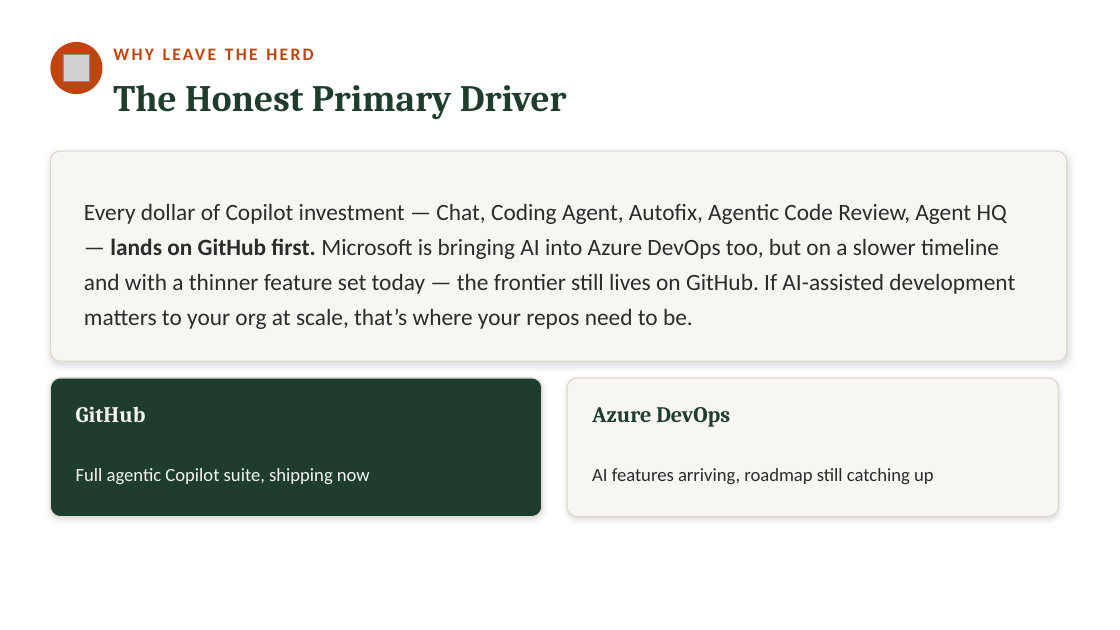
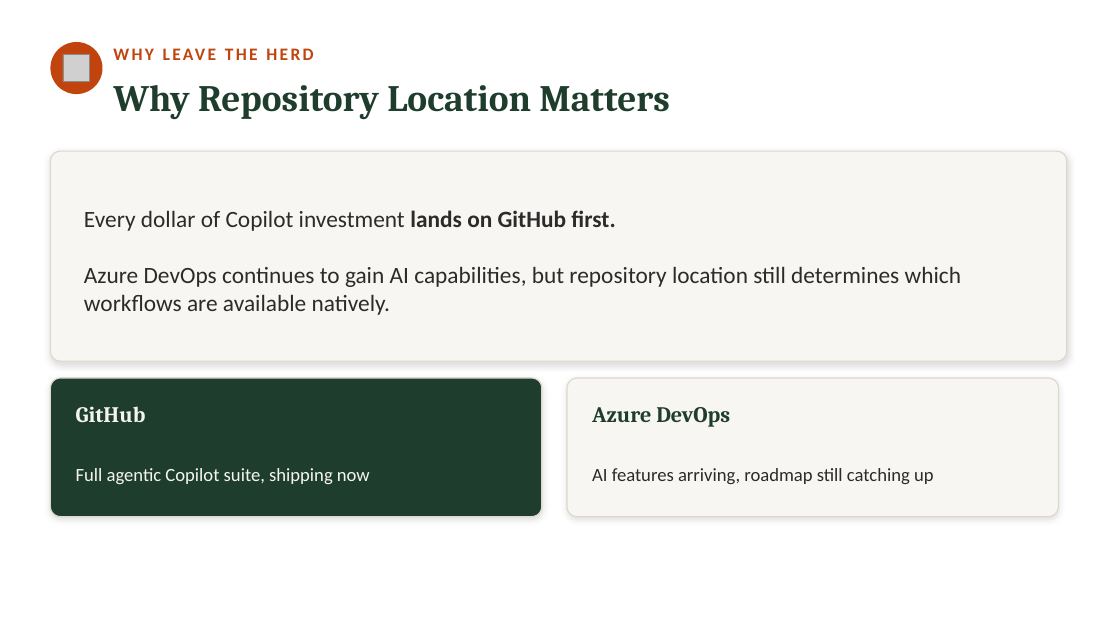
Before and after one commit to neumann1990/Azure_DevOps_To_GitHub, a slide deck: slide 5 of Claude outputs/azure-devops-to-github-the-great-migration-FULL-DECK.pptx. Drawn at 1120x630 pixels with LibreOffice and Linux fonts; fonts in the diff are those of the drawing; grey boxes stand for pictures. Boxes give left, top, right and bottom in pixels: in the first picture for what was removed or moved away, otherwise in the second. Text is boxed around its words. In the diff, an @@ line names an element or a change of style, - is before the commit and + after.

```diff
--- a/Claude outputs/azure-devops-to-github-the-great-migration-FULL-DECK.pptx
+++ b/Claude outputs/azure-devops-to-github-the-great-migration-FULL-DECK.pptx
@@ text at box(113, 85, 670, 120): text changed @@
-The Honest Primary Driver
+Why Repository Location Matters
@@ text at box(84, 210, 961, 315): text changed @@
-Every dollar of Copilot investment — Chat, Coding Agent, Autofix, Agentic Code Review, Agent HQ — lands on GitHub first. Microsoft is bringing AI into Azure DevOps too, but on a slower timeline and with a thinner feature set today — the frontier still lives on GitHub. If AI-assisted development matters to your org at scale, that’s where your repos need to be.
+Every dollar of Copilot investment lands on GitHub first.
+Azure DevOps continues to gain AI capabilities, but repository location still determines which workflows are available natively.
```
Also in this commit, not shown: 16 other slides changed, 3 slides added, 4 slides removed.
